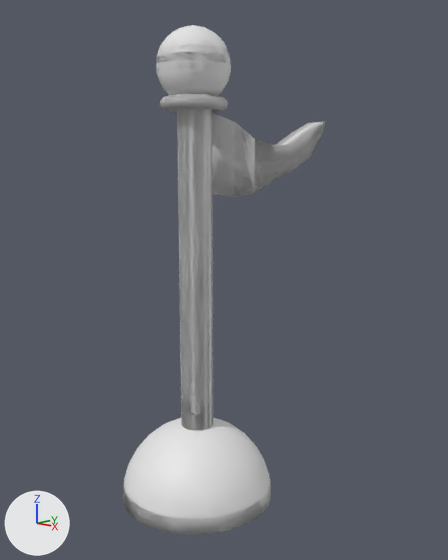
The Blender file christmasSkatersFlag.blend, before and after one commit.
Camera for both pictures: a 50 mm camera at (5.62, -5.35, 4.35) aimed at (-0.1, 0.63, 2.81). Every picture has the same lights, and +X, +Y and +Z are marked at lower left.

The older version as bpy lines, for what is in view:
```python
ob_cube = bpy.data.objects.new('Cube', me_cube_001)
ob_cube.location = (0.0, 1.34, 4.56)
ob_cube.scale = (0.156, 1.19, 0.411)
ob_cylinder = bpy.data.objects.new('Cylinder', me_cylinder)
ob_cylinder.location = (0.01, 0.0, 3.13)
ob_cylinder.scale = (0.212, 0.212, 2.22)
ob_sphere = bpy.data.objects.new('Sphere', me_sphere)
ob_sphere.location = (0.0, 0.0, 0.0)
ob_sphere_001 = bpy.data.objects.new('Sphere.001', me_sphere_001)
ob_sphere_001.location = (0.0, 0.0, 5.5)
ob_sphere_001.scale = (0.446, 0.446, 0.446)
ob_torus = bpy.data.objects.new('Torus', me_torus)
ob_torus.location = (0.0, 0.0, 5.06)
ob_torus.scale = (0.329, 0.329, 0.329)
ob_torus_001 = bpy.data.objects.new('Torus.001', me_torus_001)
ob_torus_001.location = (0.0, 0.0, 5.06)
ob_torus_001.scale = (0.329, 0.329, 0.329)
```
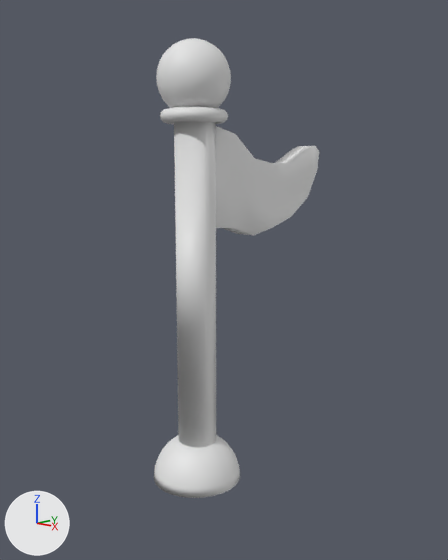
Where the newer file only moved an object's origin or applied its transform, the numbers keep the older frame.

Boxes [x1, y1, x2, y2] around the edits, measured in the pictures (448 x 560 px; the box of a moved part takes in the faces that stretch with it):
'Torus.001', reshaped, moved, rescaled (18% narrower, 10% shorter): before [123, 25, 325, 534]; after [154, 38, 319, 498]
'Cylinder', hidden: before [177, 109, 213, 431]
'Sphere.001', hidden: before [156, 38, 231, 96]
'Cube', hidden: before [212, 113, 325, 197]
'Sphere', hidden: before [123, 485, 271, 534]
'Torus', hidden: before [160, 94, 228, 113]
part 4 of me_torus_001, added: after [174, 121, 216, 448]
part 5 of me_torus_001, moved or reshaped: before [123, 418, 271, 534]; after [154, 435, 240, 498]
part 6 of me_torus_001, added: after [216, 126, 319, 235]
part 7 of me_torus_001, deleted: before [212, 113, 325, 197]
part 8 of me_torus_001, moved or reshaped: before [156, 25, 231, 431]; after [156, 38, 231, 124]

The change, as a list of edits to the scene's bpy script:
```text
Change me_sphere:
    where me_sphere.from_pydata(...)  # 256 vertices, 226 faces; spans x -1.0..1.0, y -1.0..1.0, z 0.0..0.98
    used by ob_sphere; location = (0.0, 0.0, 0.0)
    me_sphere part 1: the whole mesh is scaled about its middle by (0.579, 0.579, 0.592), then moved by (0.0, 0.0, 0.03)
Change me_cube_001:
    used by ob_cube; location = (0.0, 1.34, 4.56); scale = (0.156, 1.19, 0.411)
    remove me_cube_001.from_pydata(...)  # 28 vertices, 26 faces; spans x -1.0..1.26, y -1.0..1.0, z -1.5..1.0
    add me_cube_001.from_pydata(...)  # 32 vertices, 30 faces; spans x -1.0..1.26, y -1.0..0.89, z -2.44..1.0
    me_cube_001 part 2
    24 vertices are removed from x -1.0..1.0, y -1.0..1.0, z -1.5..1.0
    25 faces are deleted
    14 vertices are added at x -1.0, y -1.0..0.89, z -2.44..0.49
    14 new vertices lie (2.0, 0.0, 0.0) away from vertices in x -1.0, y -1.0..0.89, z -2.44..0.49
    29 new faces join them
Change me_cylinder:
    where me_cylinder.from_pydata(...)  # 64 vertices, 34 faces; spans x -1.0..1.0, y -1.0..1.0, z -1.0..1.0
    used by ob_cylinder; location = (0.01, 0.0, 3.13); scale = (0.212, 0.212, 2.22)
    me_cylinder part 3: the whole mesh is scaled about its middle by (1.19, 1.19, 0.975), then moved by (0.0, 0.0, -0.04)
Change me_torus_001:
    used by ob_torus_001; location = (0.0, 0.0, 5.06); scale = (0.329, 0.329, 0.329)
    remove me_torus_001.from_pydata(...)  # 1406 vertices, 1374 faces; spans x -3.0..3.0, y -3.0..7.7, z -15.4..2.7
    add me_torus_001.from_pydata(...)  # 1410 vertices, 1378 faces; spans x -3.7..3.7, y -1.6..0.9, z -10.2..3.4
    me_torus_001 part 4: a new loose piece, a 32-sided cylinder along z spanning x -1.52..1.7, y -1.34..-0.91, z -8.93..1.61
    me_torus_001 part 5: the loose piece of 256 vertices spanning x -3.0..3.0, y -3.0..3.0, z -15.4..-12.4 is scaled about its middle by (1.22, 0.16, 0.474), then moved by (0.0, -1.1, 4.4)
    me_torus_001 part 6: a new loose piece of 32 vertices spanning x -1.0..1.3, y -1.0..0.9, z -2.4..1.0
    me_torus_001 part 7: the loose piece of 28 vertices spanning x -0.5..0.6, y 0.5..7.7, z -3.4..-0.3 is deleted
    me_torus_001 part 8: 1 vertex moved within x 0.0, y -1.3, z 1.1; 539 vertices removed from x -1.4..1.4, y -1.3..1.4, z -12.6..2.7; 1051 vertices added at x -2.9..2.9, y -1.5..-0.8, z 1.0..3.4
Change ob_sphere:
    add ob_sphere.hide_set(True)  # its collection is switched off
Change ob_sphere_001:
    ob_sphere_001.location: (0.0, 0.0, 5.5) -> (0.0, 0.0, 5.36)
    add ob_sphere_001.hide_set(True)  # its collection is switched off
Change ob_cube:
    ob_cube.location: (0.0, 1.34, 4.56) -> (0.0, 1.34, 4.41)
    add ob_cube.hide_set(True)  # its collection is switched off
Change ob_cylinder:
    ob_cylinder.location: (0.01, 0.0, 3.13) -> (0.01, 0.0, 2.99)
    add ob_cylinder.hide_set(True)  # its collection is switched off
Change ob_torus:
    ob_torus.location: (0.0, 0.0, 5.06) -> (0.0, 0.0, 4.92)
    add ob_torus.hide_set(True)  # its collection is switched off
Change ob_torus_001:
    ob_torus_001.location: (0.0, 0.0, 5.06) -> (0.0, 1.34, 4.41)
    ob_torus_001.scale: (0.329, 0.329, 0.329) -> (0.156, 1.19, 0.411)
```
